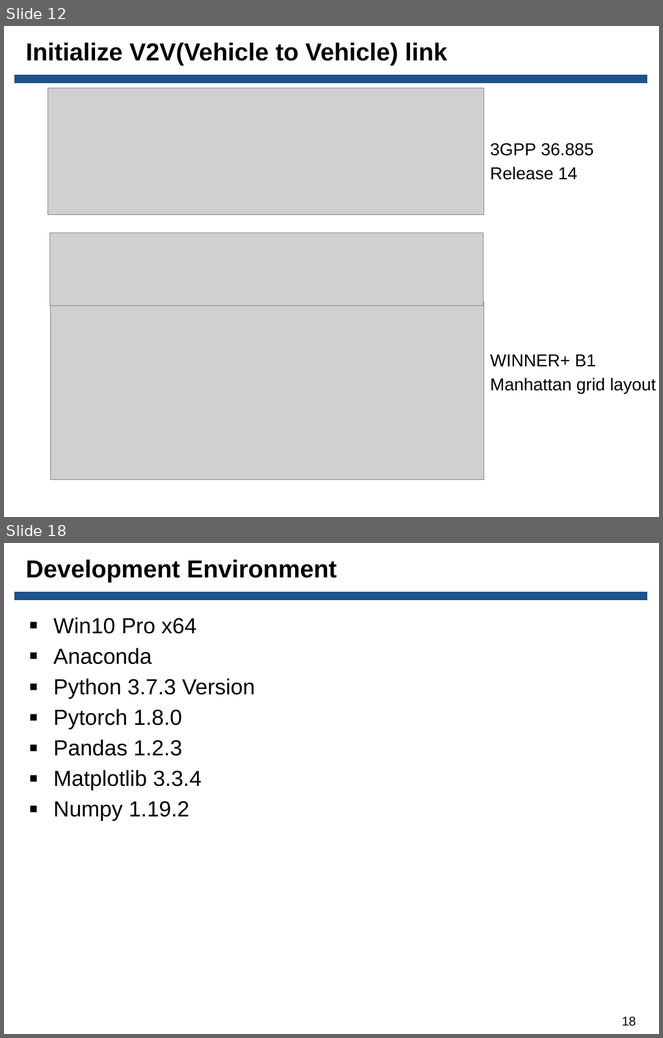
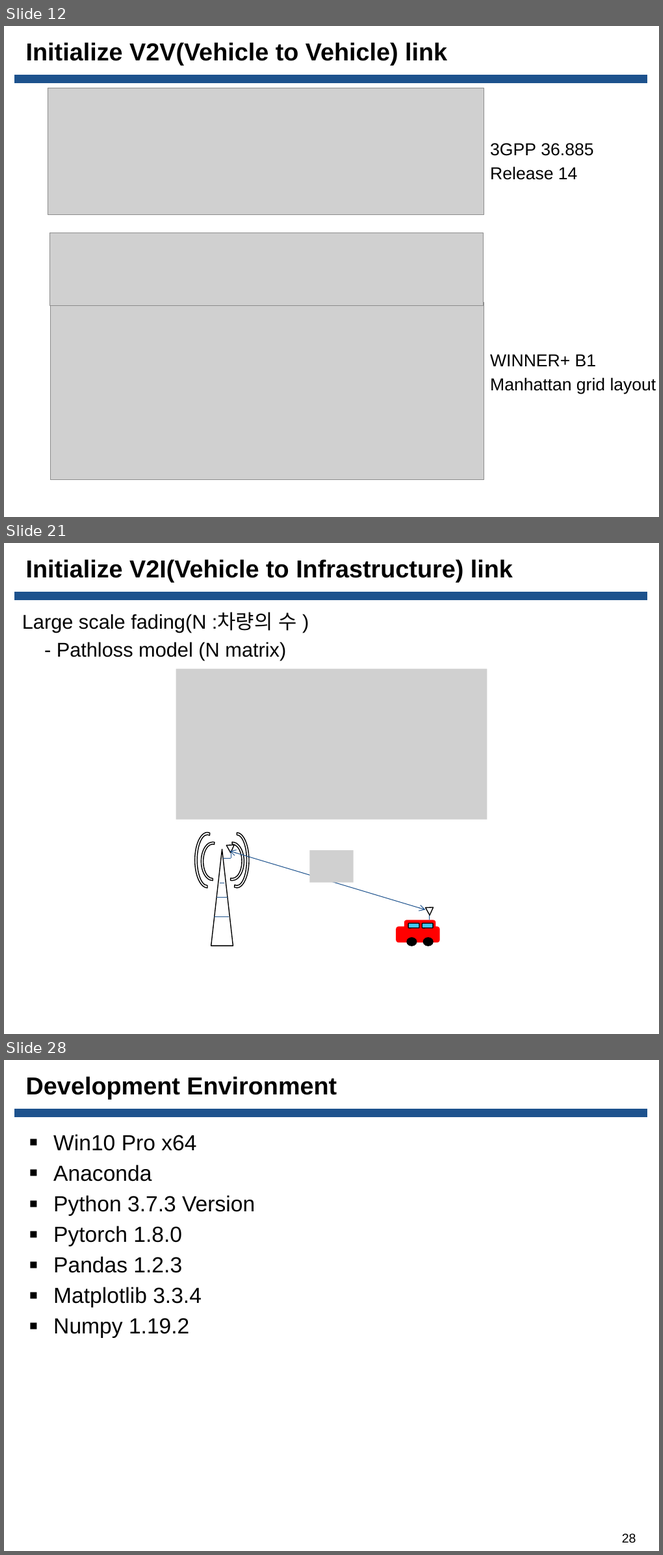
Before and after one commit to Donghee123/MS, a slide deck: V2V DQN Study/C-V2X 3GPP Release 14 채널 시뮬레이션 ppt/20210915_C-V2X 3GPP Release 14 채널 시뮬레이션_한동희_발표자료.pptx. Shown one above the other, each under a label of ours: slides 12 and 18 before the commit, slides 12, 21 and 28 after it; the slides between them are not shown. The pictures are 663x1038 and 663x1555 pixels, drawn with LibreOffice and Linux fonts; fonts in the diff are those of the drawing; grey boxes stand for pictures; background and template pictures are left out. Boxes give left, top, right and bottom in pixels: in the first picture for what was removed or moved away, otherwise in the second. Text is boxed around its words. In the diff, an @@ line names an element or a change of style, - is before the commit and + after.

```diff
--- a/V2V DQN Study/C-V2X 3GPP Release 14 채널 시뮬레이션 ppt/20210915_C-V2X 3GPP Release 14 채널 시뮬레이션_한동희_발표자료.pptx
+++ b/V2V DQN Study/C-V2X 3GPP Release 14 채널 시뮬레이션 ppt/20210915_C-V2X 3GPP Release 14 채널 시뮬레이션_한동희_발표자료.pptx
@@ slide 21 added at [4,543,659,1034], background picture (left out); not listed: 1 template element that a slide beside it also shows @@
@@ title added at [26,559,513,583], 27 pt, text #000000, bold @@
+Initialize V2I(Vehicle to Infrastructure) link
@@ text added at [22,613,296,660], 22 pt, text #000000 @@
+Large scale fading(N :차량의 수 )
+- Pathloss model (N matrix)
@@ picture added at [176,669,487,819] @@
@@ group added at [195,832,248,946]: 4 arch (boxed as its full ring)s, 3 lines, 1 triangle @@
@@ triangle added at [226,845,235,853], outline #000000 1 pt @@
@@ double arrow added from (230, 851) to (425, 910), #1D528D 0.75 pt @@
@@ line added from (231, 858) to (231, 854), #1D528D 0.75 pt @@
@@ picture added at [310,850,354,882] @@
@@ line added from (224, 858) to (231, 858), #1D528D 0.75 pt @@
@@ triangle added at [426,908,434,916], outline #000000 1 pt @@
@@ group added at [396,921,440,946]: 4 rounded rectangles, 2 ellipses @@
@@ line added from (430, 921) to (430, 915), #1D528D 0.75 pt @@
@@ what was slide 18 is now slide 28 @@
@@ page number at [622,1534,636,1544]: text changed @@
-18
+28
```
Also in this commit, not shown: 6 slides changed, 9 other slides added, 1 other file.
